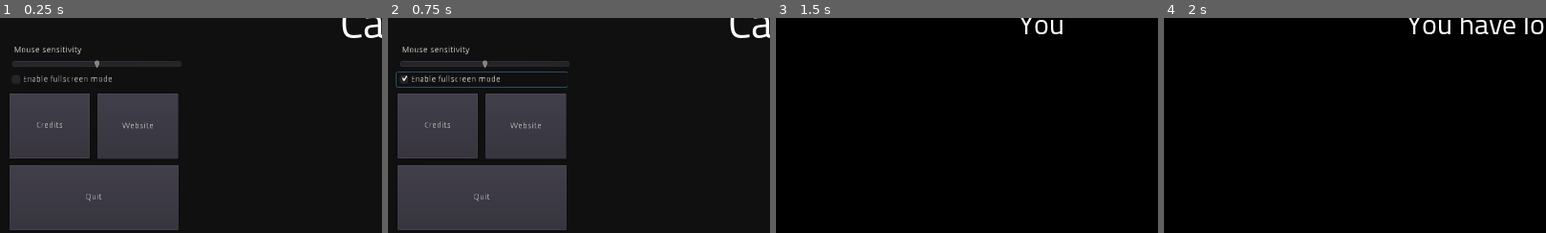
Above: before the commit, frames 1-4 (left to right).
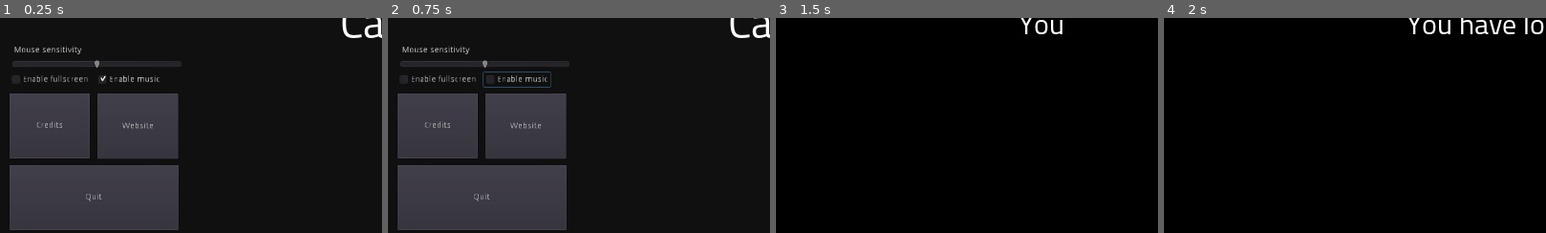
Above: after the commit, the same moments.

Repository: toolness/cat-in-the-coop
Game: Godot game, scene res://Menu.tscn
The game is run twice, just before and just after one commit, with the same random seed, the same clock (stepped at 60 frames per second) and the same inputs.
Inputs (mouse positions are % of the whole screen's width and height, from its top left):
- Up to frame 1 (0.25 s): no input
- Up to frame 2 (0.75 s): click (17, 62) at 0.5 s, where only the run after the commit has a clickable "Enable music"
- Up to frame 3 (1.5 s): click "Start game" at 1.25 s
- Up to frame 4 (2 s): no input
The pictures show only the part of the screen within x 0-50%, y 48-98%; the shares and areas given below are measured in that part.

The runs differ from the first frame. In frame 1, 0.2% of the frame differs, in the area x 23-42%, y 26-31%; in frame 2, 0.5%, in the area x 2-47%, y 24-33%; in frame 3, nothing differs; in frame 4, nothing differs.

Commit message:
Add music configuration setting.

Diff:
--- a/Menu.gd
+++ b/Menu.gd
@@ -8,12 +8,14 @@
 onready var title = $Title
 onready var quit_button = $QuitGameButton
 onready var mouse_slider = $MouseSlider
+onready var music_checkbox = $MusicCheckbox
 var activate_start_time = 0
 signal continue_game
 
 # Called when the node enters the scene tree for the first time.
 func _ready():
 	mouse_slider.value = PlayerConfig.mouse_sensitivity
+	music_checkbox.pressed = PlayerConfig.music_enabled
 	if OS.get_name() == "HTML5":
 		quit_button.visible = false
 
@@ -79,5 +81,9 @@
 	OS.window_fullscreen = is_toggled
 
 
+func _on_MusicCheckbox_toggled(is_toggled):
+	PlayerConfig.music_enabled = is_toggled
+
+
 func _on_MouseSlider_value_changed(value: float):
 	PlayerConfig.mouse_sensitivity = int(value)
--- a/Menu.tscn
+++ b/Menu.tscn
@@ -144,9 +144,19 @@
 [node name="FullscreenCheckbox" type="CheckBox" parent="."]
 margin_left = 21.0
 margin_top = 435.0
-margin_right = 307.0
+margin_right = 165.0
 margin_bottom = 459.0
-text = "Enable fullscreen mode"
+text = "Enable fullscreen"
+__meta__ = {
+"_edit_use_anchors_": false
+}
+
+[node name="MusicCheckbox" type="CheckBox" parent="."]
+margin_left = 166.0
+margin_top = 435.0
+margin_right = 279.0
+margin_bottom = 459.0
+text = "Enable music"
 __meta__ = {
 "_edit_use_anchors_": false
 }
@@ -174,4 +184,5 @@
 [connection signal="pressed" from="WebsiteButton" to="." method="_on_WebsiteButton_pressed"]
 [connection signal="pressed" from="QuitGameButton" to="." method="_on_QuitGameButton_pressed"]
 [connection signal="toggled" from="FullscreenCheckbox" to="." method="_on_FullscreenCheckbox_toggled"]
+[connection signal="toggled" from="MusicCheckbox" to="." method="_on_MusicCheckbox_toggled"]
 [connection signal="value_changed" from="MouseSlider" to="." method="_on_MouseSlider_value_changed"]
--- a/MusicPlayer.gd
+++ b/MusicPlayer.gd
@@ -11,12 +11,21 @@
 
 func _ready():
 	self.add_child(music_player)
+	var result = PlayerConfig.connect("music_enabled_changed", self, "_on_music_enabled_changed")
+	if result != OK:
+		print("Failed to connect 'music_enabled_changed' signal.")
 
 
 func play(music: AudioStreamOGGVorbis):
-	music_player.stream = music
-	music_player.play()
+	if PlayerConfig.music_enabled:
+		music_player.stream = music
+		music_player.play()
 
 
 func stop():
 	music_player.stop()
+
+
+func _on_music_enabled_changed(value: bool):
+	if not value:
+		music_player.stop()
--- a/PlayerConfig.gd
+++ b/PlayerConfig.gd
@@ -8,6 +8,9 @@
 
 var mouse_sensitivity: int setget set_mouse_sensitivity
 var current_objective: int setget set_current_objective
+var music_enabled: bool setget set_music_enabled
+
+signal music_enabled_changed(value)
 
 
 func _get_int_value(section: String, key: String, default_value: int) -> int:
@@ -26,6 +29,7 @@
     _config.load(CONFIG_FILENAME)
     mouse_sensitivity = _get_int_value("input", "mouse_sensitivity", DEFAULT_MOUSE_SENSITIVITY)
     current_objective = _get_int_value("game", "current_objective", 0)
+    music_enabled = bool(_get_int_value("audio", "music_enabled", 1))
 
 
 func set_mouse_sensitivity(value: int):
@@ -36,3 +40,9 @@
 func set_current_objective(value: int):
     current_objective = value
     _set_int_value("game", "current_objective", value)
+
+
+func set_music_enabled(value: bool):
+    music_enabled = value
+    emit_signal("music_enabled_changed", value)
+    _set_int_value("audio", "music_enabled", int(value))
